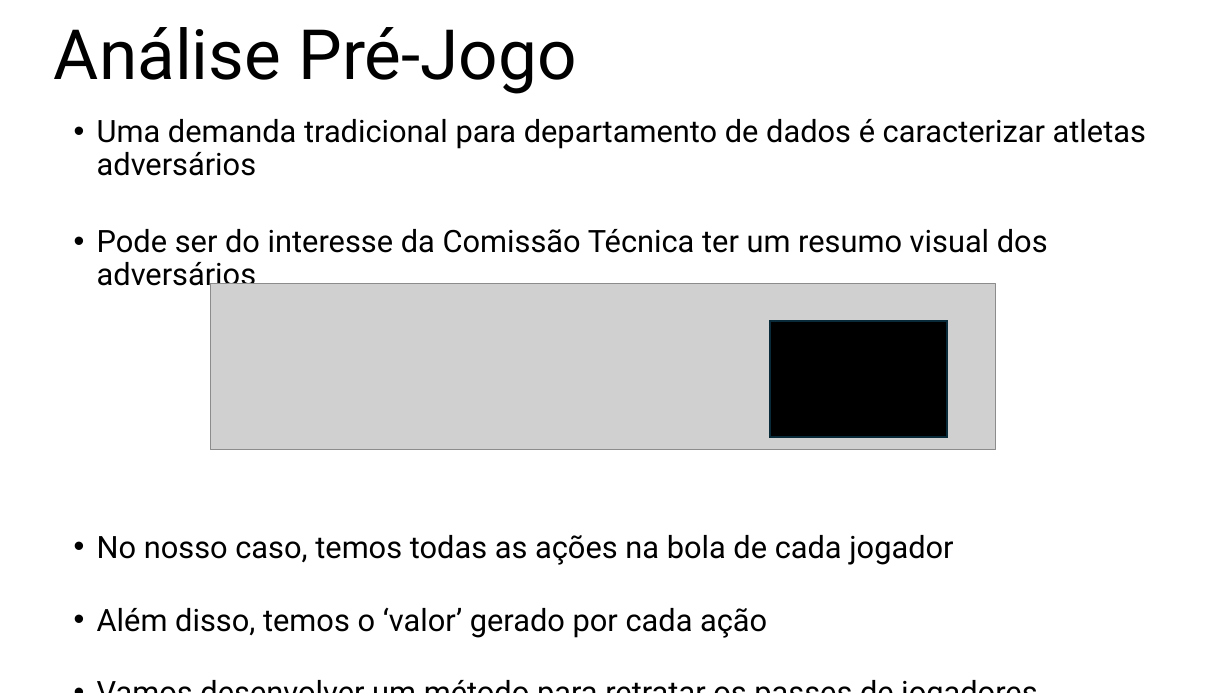
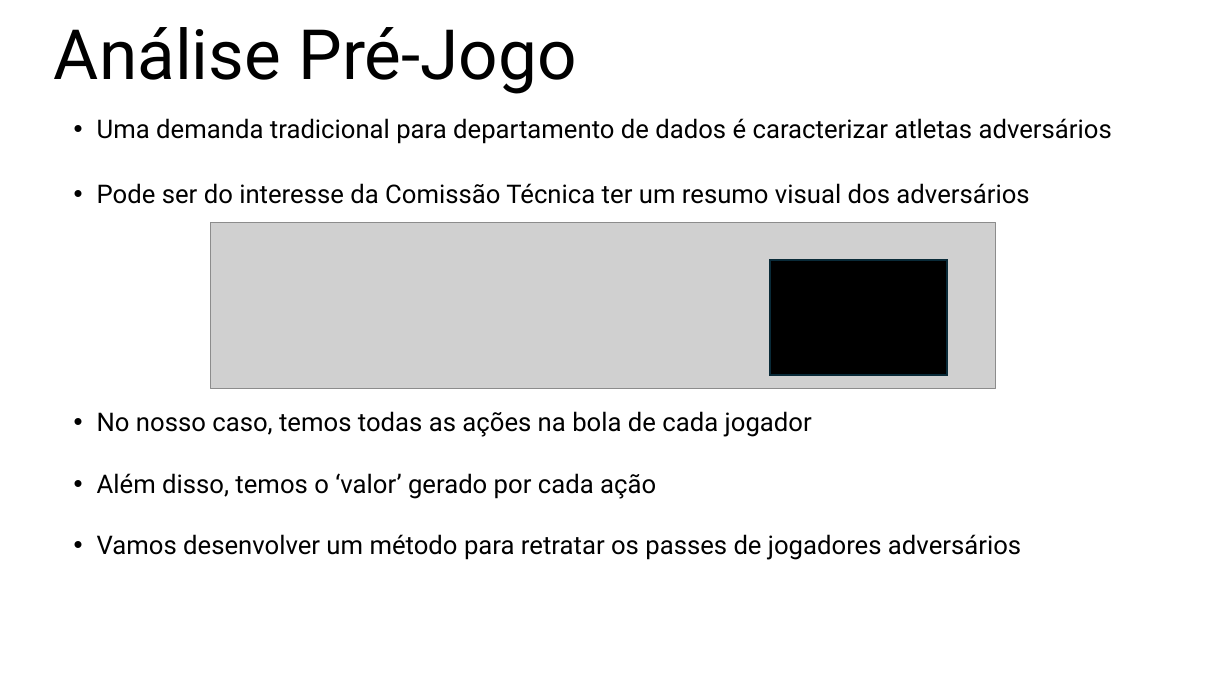
Before and after one commit to leomsafreire/aula_sdc_030625, a slide deck: slide 16 of aula_sdc.pptx. Drawn at 1232x693 pixels with LibreOffice and Linux fonts; fonts in the diff are those of the drawing; grey boxes stand for pictures. Boxes give left, top, right and bottom in pixels: in the first picture for what was removed or moved away, otherwise in the second. Text is boxed around its words. In the diff, an @@ line names an element or a change of style, - is before the commit and + after.

```diff
--- a/aula_sdc.pptx
+++ b/aula_sdc.pptx
@@ text "Uma demanda tradicional para departamento ..." at <box>97,118,1112,560</box>: size 24 to 20 pt @@
@@ picture: place and size @@
-picture at <box>211,284,996,450</box>
+picture at <box>211,222,996,388</box>
@@ rectangle: place and size @@
-rectangle at <box>770,322,946,437</box>
+rectangle at <box>770,260,946,375</box>
```
Also in this commit, not shown: 14 other slides changed.
